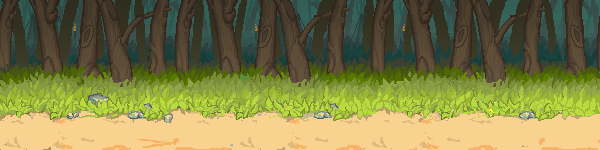
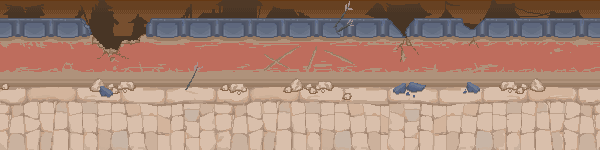
Two versions of the same layered image (600px x 150px). Layer-by-layer changes:
renamed "그룹 2" to "불타는 낙양", showed the group it (69 layers) over [0,0,600,150]
added layer "파괴효과" in group "불타는 낙양" over [185,1,357,94]
added group "돌바닥" (1st of 2, in "불타는 낙양") with 19 layers in group "불타는 낙양" over [0,87,600,150]
added group "돌바닥 복사 3" with 5 layers in group "돌바닥" over [339,87,600,150]
added layer "레이어 54" (1st of 3, in "불타는 낙양" › "돌바닥" › "돌바닥 복사 3") (97%) in group "돌바닥 복사 3" over [388,87,600,150]
added layer "레이어 55" (1st of 3, in "불타는 낙양" › "돌바닥" › "돌바닥 복사 3") in group "돌바닥 복사 3" over [387,87,600,150]
added layer "레이어 56" (1st of 3, in "불타는 낙양" › "돌바닥" › "돌바닥 복사 3") in group "돌바닥 복사 3" over [387,89,600,150]
added layer "레이어 53" (1st of 3, in "불타는 낙양" › "돌바닥" › "돌바닥 복사 3") in group "돌바닥 복사 3" over [339,89,600,150]
added layer "레이어 57" (1st of 3, in "불타는 낙양" › "돌바닥" › "돌바닥 복사 3") in group "돌바닥 복사 3" over [388,87,600,150]
added group "돌바닥" (2nd of 2, in "불타는 낙양" › "돌바닥") with 5 layers in group "돌바닥" over [0,87,265,150]
added layer "레이어 54" (3rd of 3, in "불타는 낙양" › "돌바닥" › "돌바닥") (97%) in group "돌바닥" over [1,87,216,150]
added layer "레이어 55" (3rd of 3, in "불타는 낙양" › "돌바닥" › "돌바닥") in group "돌바닥" over [0,87,217,150]
added layer "레이어 56" (3rd of 3, in "불타는 낙양" › "돌바닥" › "돌바닥") in group "돌바닥" over [0,89,217,150]
added layer "레이어 53" (3rd of 3, in "불타는 낙양" › "돌바닥" › "돌바닥") in group "돌바닥" over [0,89,265,150]
added layer "레이어 57" (3rd of 3, in "불타는 낙양" › "돌바닥" › "돌바닥") in group "돌바닥" over [0,87,216,150]
added layer "레이어 64" in group "불타는 낙양" over [0,18,600,113]
added group "파괴된마을배경" with 3 layers in group "불타는 낙양" over [0,0,600,53]
added layer "레이어 37 복사" in group "파괴된마을배경" over [2,0,584,53]
added group "숲" with 46 layers above "황건적_2등신_이빨샘플" over [0,0,600,150]
moved "레이어 44" into group "숲" over [0,0,600,137]
moved "그룹 4" into group "숲" over [0,0,600,150]
moved "레이어 38" into group "숲" over [0,0,600,150]
…and 29 more changes (29 added)
